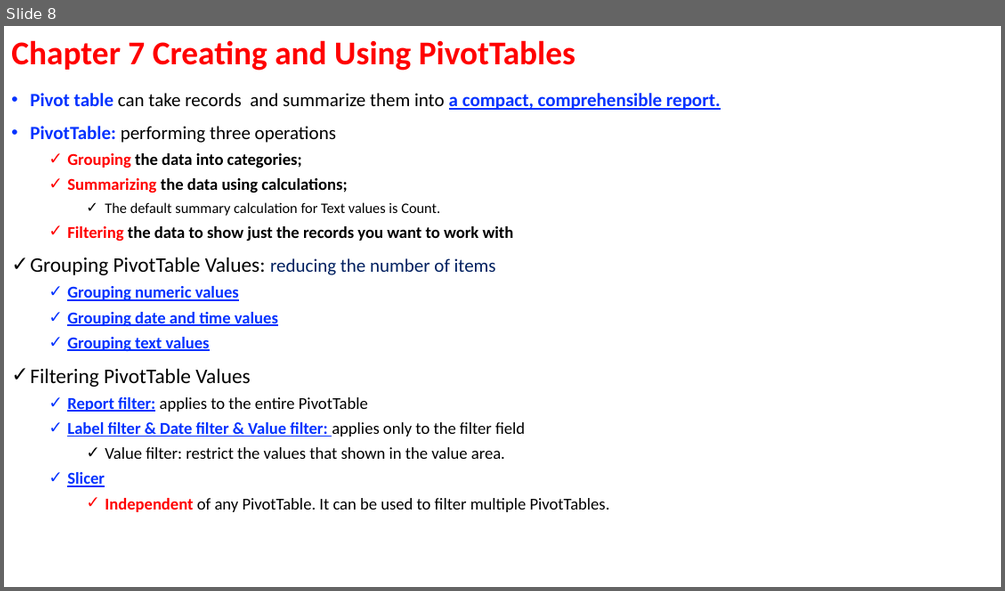
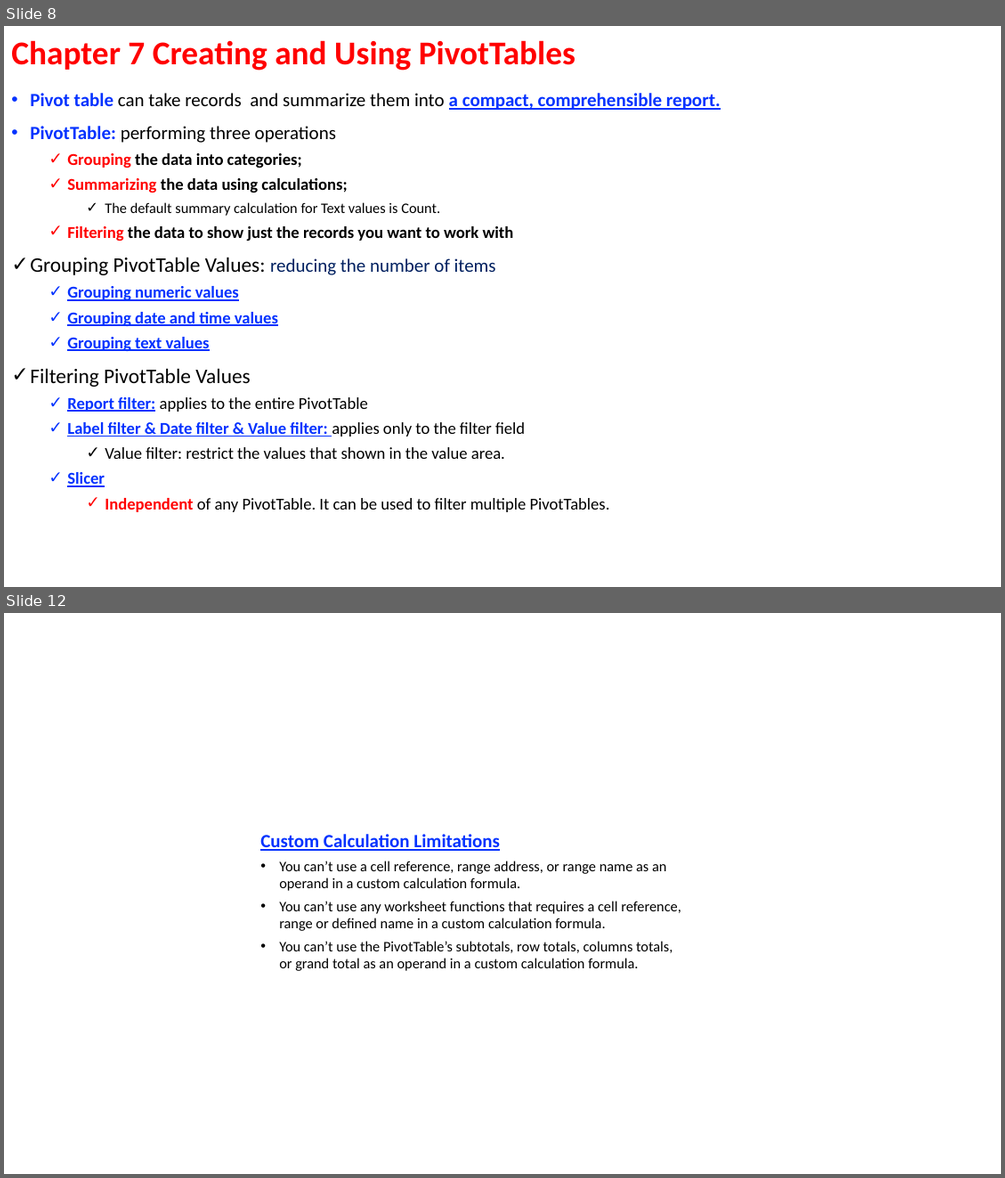
Before and after one commit to ArielMei/arielmei.github.io, a slide deck: EXCEL/ExcelDataAnalysisFD_Examples/Excel data analysis for dummies Outline.pptx. Shown one above the other, each under a label of ours: slide 8 before the commit, slides 8 and 12 after it; the slides between them are not shown. The pictures are 1005x591 and 1005x1178 pixels, drawn with LibreOffice and Linux fonts; fonts in the diff are those of the drawing. Boxes give left, top, right and bottom in pixels: in the first picture for what was removed or moved away, otherwise in the second. Text is boxed around its words. In the diff, an @@ line names an element or a change of style, - is before the commit and + after.

```diff
--- a/EXCEL/ExcelDataAnalysisFD_Examples/Excel data analysis for dummies Outline.pptx
+++ b/EXCEL/ExcelDataAnalysisFD_Examples/Excel data analysis for dummies Outline.pptx
@@ slide 12 added at (x1=4, y1=613, x2=1001, y2=1174), background #FFFFFF @@
@@ text added at (x1=260, y1=834, x2=681, y2=971), 14 pt, text #000000 @@
+Custom Calculation Limitations
+• You can’t use a cell reference, range address, or range name as an operand in a custom calculation formula.
+• You can’t use any worksheet functions that requires a cell reference, range or defined name in a custom calculation formula.
+• You can’t use the PivotTable’s subtotals, row totals, columns totals, or grand total as an operand in a custom calculation formula.
```
Also in this commit, not shown: 1 slide changed, 2 other slides added, 7 other files.
